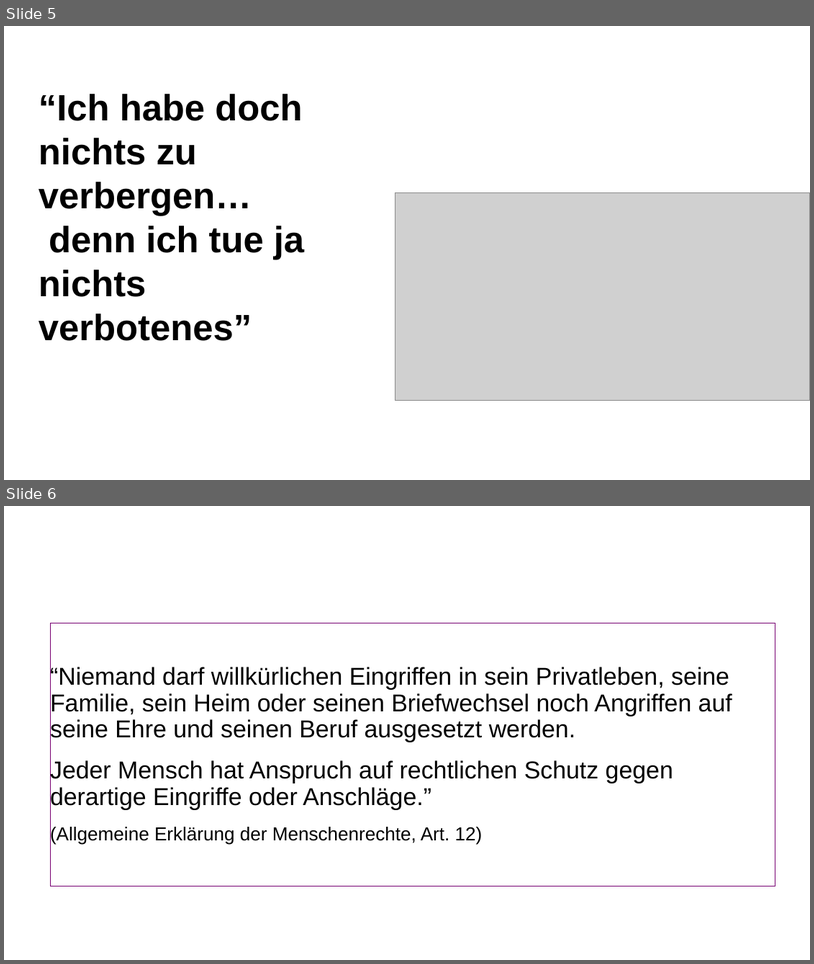
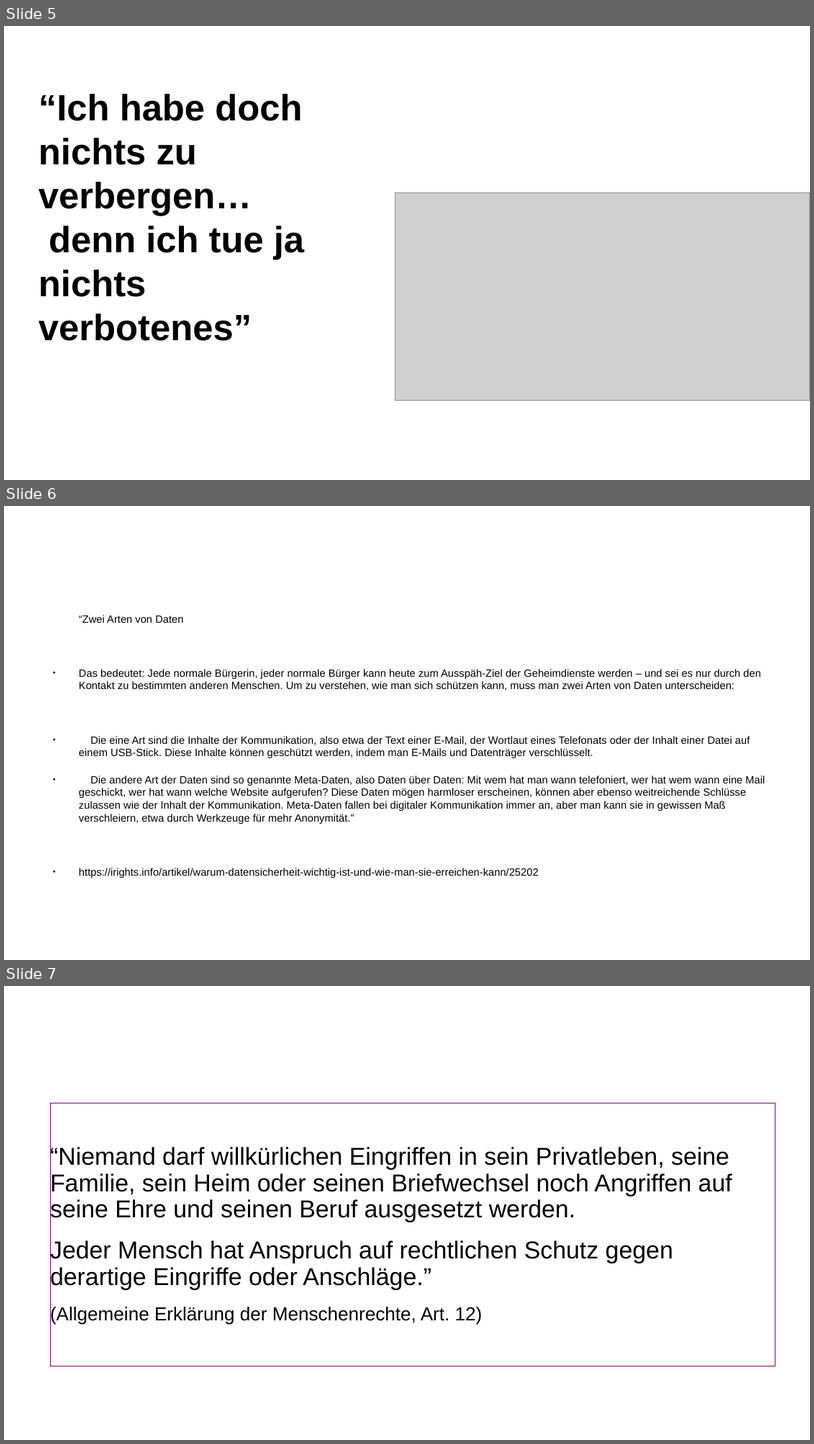
Before and after one commit to binary-bugs/mailVerschluesselung, a slide deck: präsi e-mail verschlüsselung.odp. Shown one above the other, each under a label of ours: slides 5 and 6 before the commit, slides 5, 6 and 7 after it. The pictures are 814x964 and 814x1444 pixels, drawn with LibreOffice and Linux fonts; fonts in the diff are those of the drawing; grey boxes stand for pictures. Boxes give left, top, right and bottom in pixels: in the first picture for what was removed or moved away, otherwise in the second. Text is boxed around its words. In the diff, an @@ line names an element or a change of style, - is before the commit and + after.

```diff
--- a/präsi e-mail verschlüsselung.odp
+++ b/präsi e-mail verschlüsselung.odp
@@ slide 6 added at [4,506,810,960], background #FFFFFF @@
@@ text added at [79,615,765,878], 10.4 pt, text #000000 @@
+“Zwei Arten von Daten
+● Das bedeutet: Jede normale Bürgerin, jeder normale Bürger kann heute zum Ausspäh-Ziel der Geheimdienste werden – und sei es nur durch den Kontakt zu bestimmten anderen Menschen. Um zu verstehen, wie man sich schützen kann, muss man zwei Arten von Daten unterscheiden:
+● Die eine Art sind die Inhalte der Kommunikation, also etwa der Text einer E-Mail, der Wortlaut eines Telefonats oder der Inhalt einer Datei auf einem USB-Stick. Diese Inhalte können geschützt werden, indem man E-Mails und Datenträger verschlüsselt.
+● Die andere Art der Daten sind so genannte Meta-Daten, also Daten über Daten: Mit wem hat man wann telefoniert, wer hat wem wann eine Mail geschickt, wer hat wann welche Website aufgerufen? Diese Daten mögen harmloser erscheinen, können aber ebenso weitreichende Schlüsse zulassen wie der Inhalt der Kommunikation. Meta-Daten fallen bei digitaler Kommunikation immer an, aber man kann sie in gewissen Maß verschleiern, etwa durch Werkzeuge für mehr Anonymität.”
+● https://irights.info/artikel/warum-datensicherheit-wichtig-ist-und-wie-man-sie-erreichen-kann/25202
@@ what was slide 6 is now slide 7 @@
```
Also in this commit, not shown: 3 slides changed.
